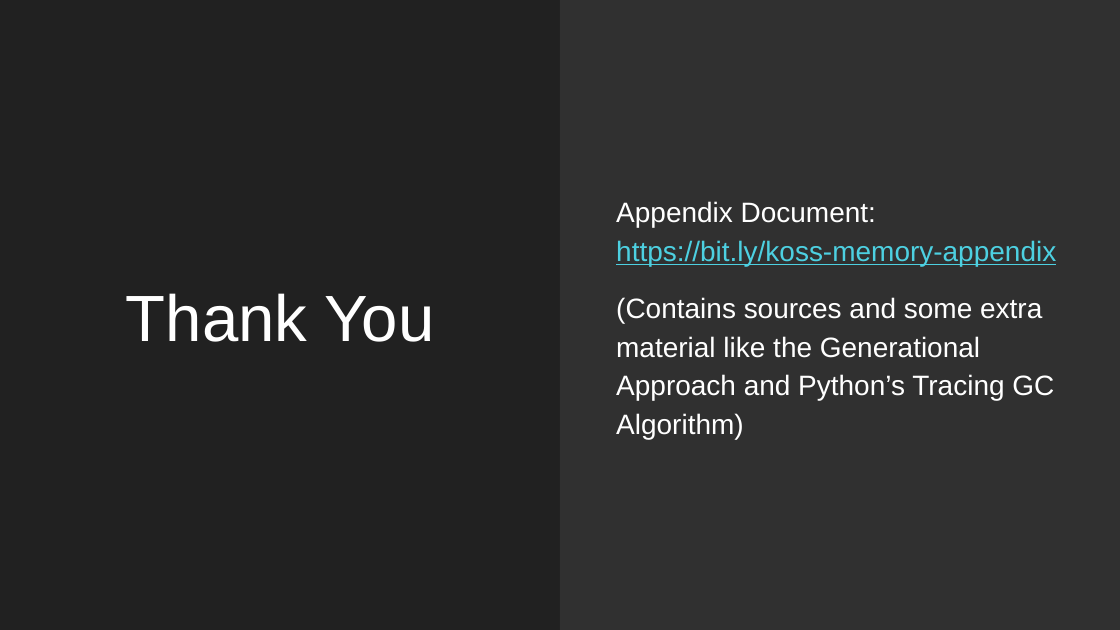
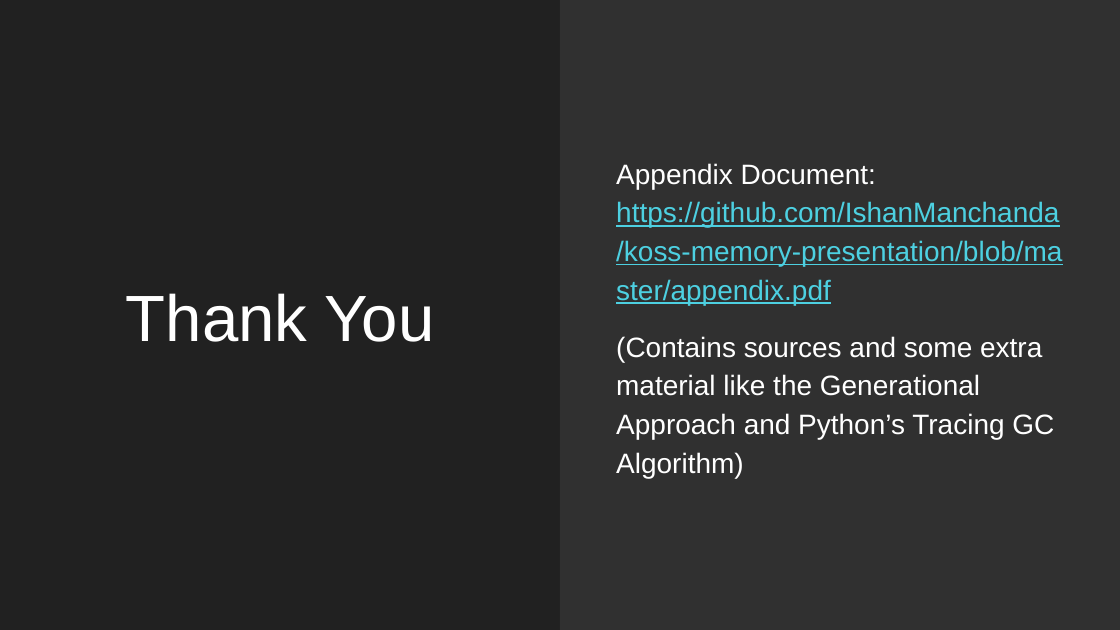
Before and after one commit to IshanManchanda/koss-memory-presentation, a slide deck: slide 17 of presentation.pptx. Drawn at 1120x630 pixels with LibreOffice and Linux fonts; fonts in the diff are those of the drawing. Boxes give left, top, right and bottom in pixels: in the first picture for what was removed or moved away, otherwise in the second. Text is boxed around its words. In the diff, an @@ line names an element or a change of style, - is before the commit and + after.

Commit message:
Updated appendix link

```diff
--- a/presentation.pptx
+++ b/presentation.pptx
@@ text at (616, 163, 1062, 305): text changed @@
-Appendix Document: https://bit.ly/koss-memory-appendix
+Appendix Document: https://github.com/IshanManchanda/koss-memory-presentation/blob/master/appendix.pdf
```
